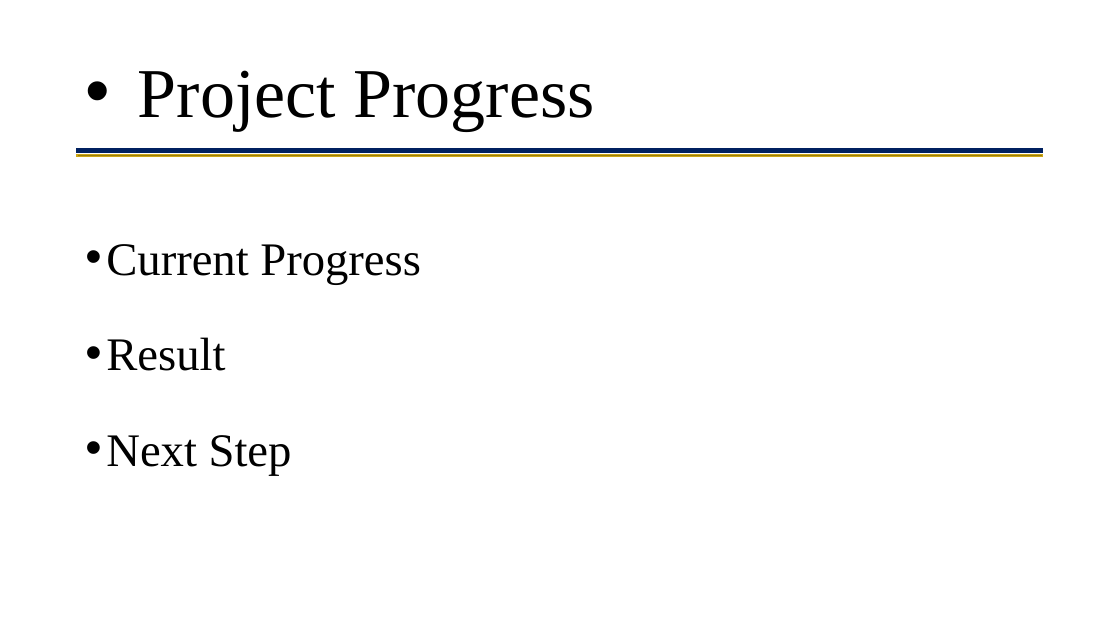
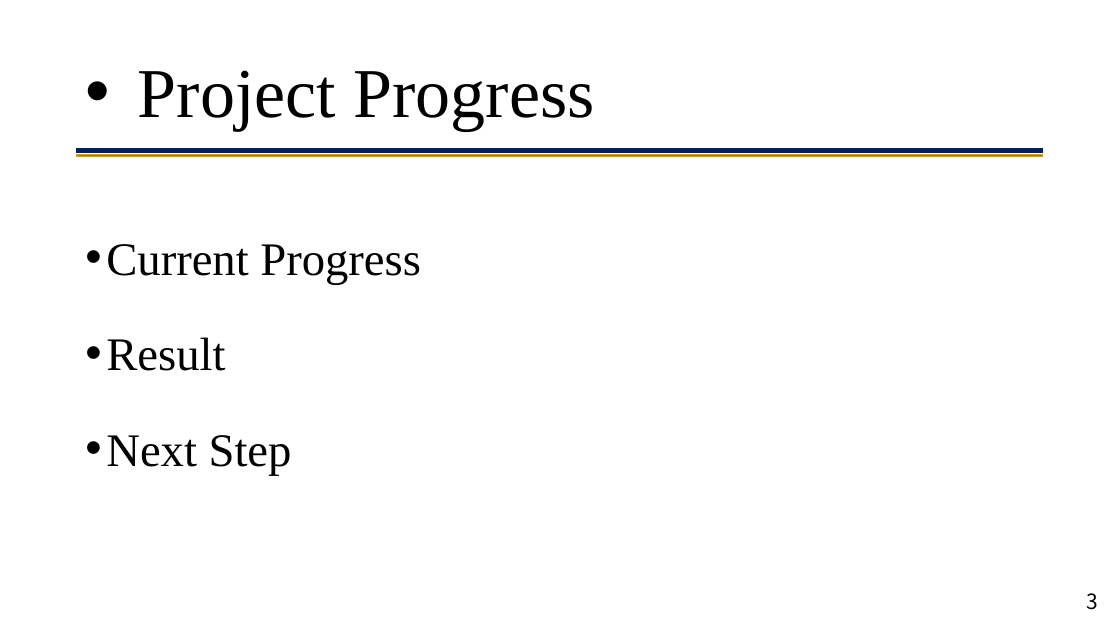
Before and after one commit to yezehao/final-year-project, a slide deck: slide 11 of deliverable/presentation/presentation.pptx. Drawn at 1120x630 pixels with LibreOffice and Linux fonts; fonts in the diff are those of the drawing. Boxes give left, top, right and bottom in pixels: in the first picture for what was removed or moved away, otherwise in the second. Text is boxed around its words. In the diff, an @@ line names an element or a change of style, - is before the commit and + after.

```diff
--- a/deliverable/presentation/presentation.pptx
+++ b/deliverable/presentation/presentation.pptx
@@ text added at bbox=[1087, 593, 1099, 610], 18 pt, text #000000 @@
+3
```
Also in this commit, not shown: 6 other slides changed, 13 slides added, 5 slides removed, 1 other file.
